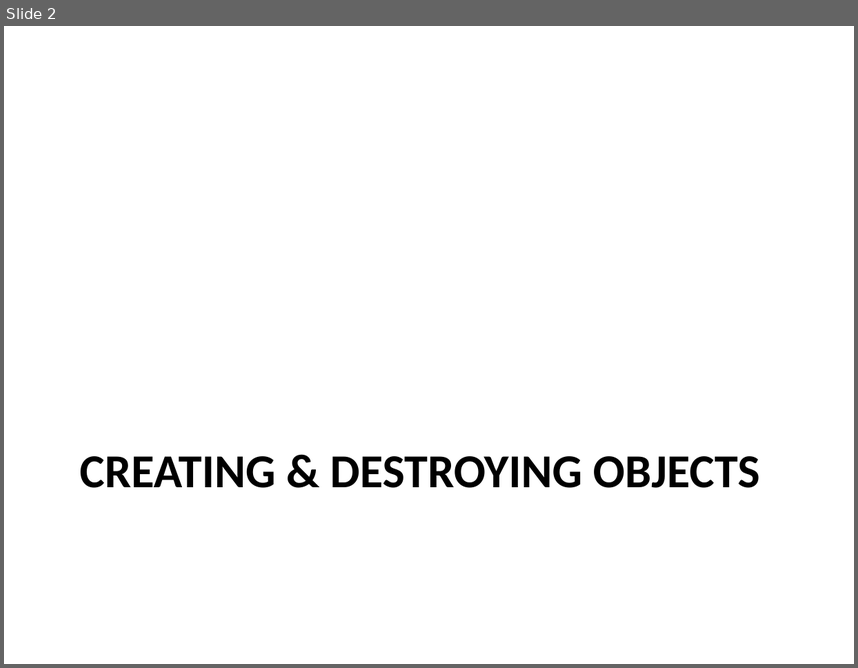
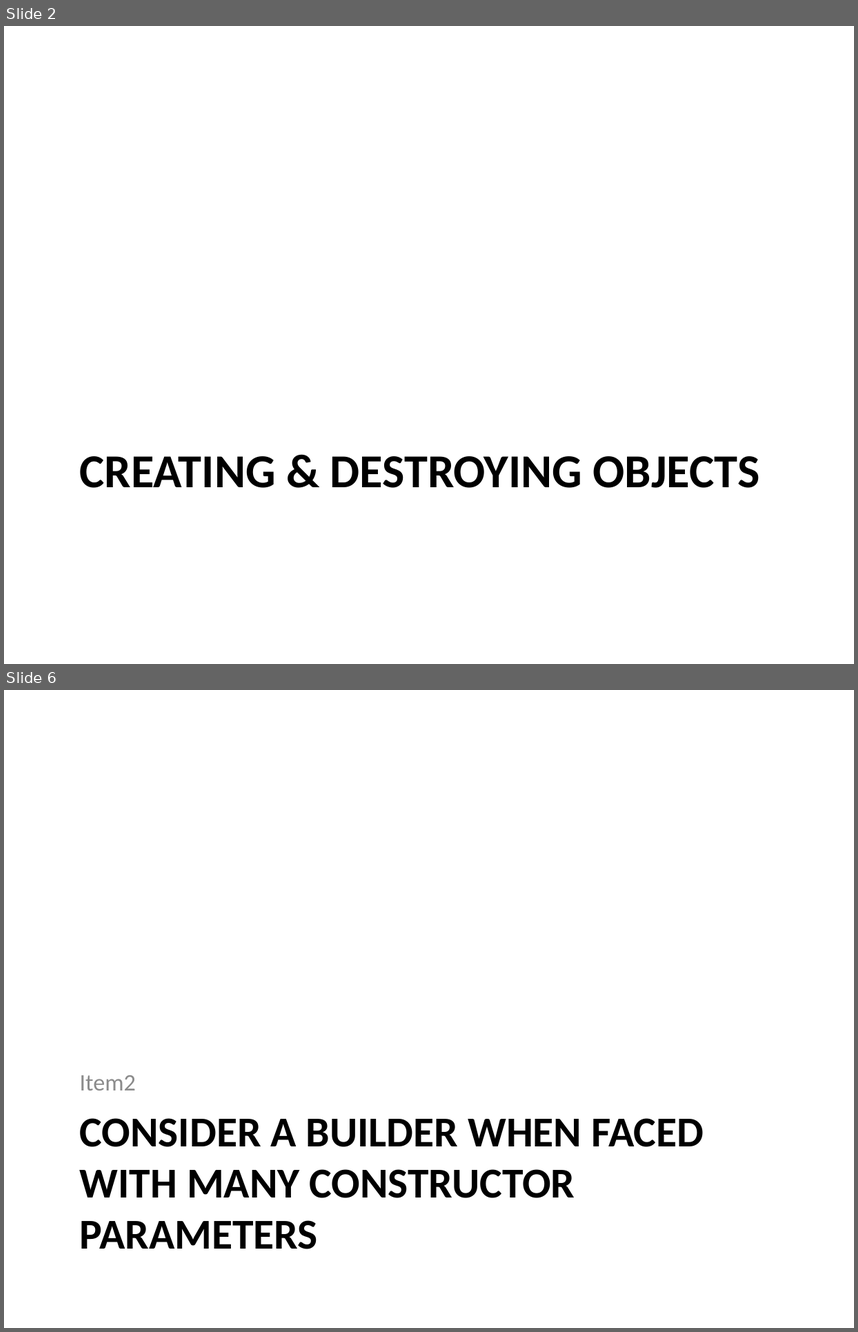
Before and after one commit to wsw621012/EffectiveJava3, a slide deck: src/main/resources/introduction.pptx. Shown one above the other, each under a label of ours: slide 2 before the commit, slides 2 and 6 after it; the slides between them are not shown. The pictures are 858x668 and 858x1332 pixels, drawn with LibreOffice and Linux fonts; fonts in the diff are those of the drawing. Boxes give left, top, right and bottom in pixels: in the first picture for what was removed or moved away, otherwise in the second. Text is boxed around its words. In the diff, an @@ line names an element or a change of style, - is before the commit and + after.

```diff
--- a/src/main/resources/introduction.pptx
+++ b/src/main/resources/introduction.pptx
@@ slide 6 added at box(4, 690, 854, 1328), background #FFFFFF @@
@@ text added at box(80, 1075, 136, 1090), 20 pt, text #8C8C8C @@
+Item2
@@ title added at box(80, 1118, 704, 1249), 36 pt, text #000000, bold @@
+CONSIDER A BUILDER WHEN FACED WITH MANY CONSTRUCTOR PARAMETERS
```
Also in this commit, not shown: 3 slides changed, 3 other slides added, 2 other files.
